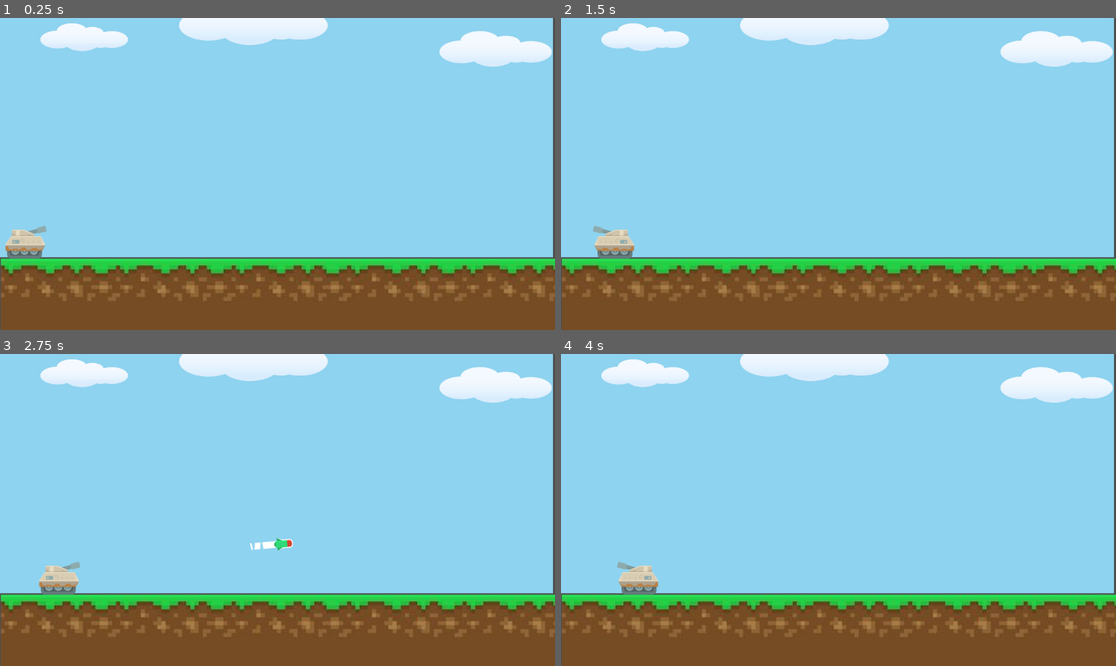
Above: before the commit, frames 1-4 (two rows, left to right).
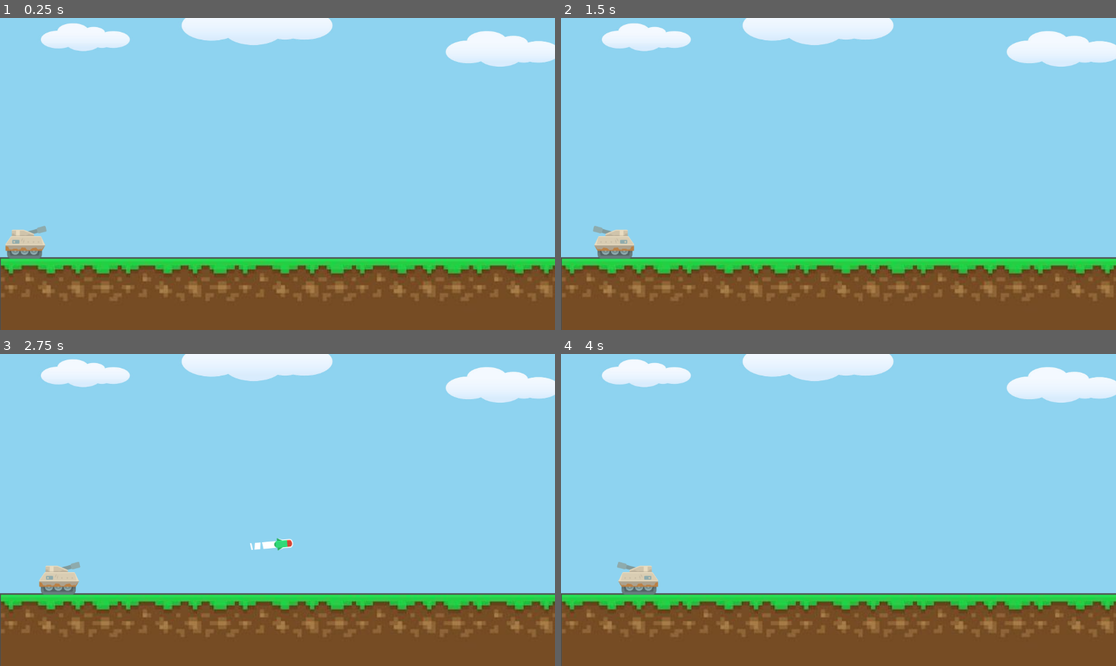
Above: after the commit, the same moments.

Repository: KristoByte/DreamTanks
Game: Godot game, scene res://main.tscn
Same seed, same stepped clock (60 frames per second), same inputs: the game is played once before the commit and once after it.
Inputs (mouse positions are in pixels of both pictures, inside the frame that each line leads up to):
- Up to frame 1 (0.25 s): no input
- Up to frame 2 (1.5 s): tap Enter at 0.5 s; move the mouse to (960, 158) at 0.52 s; hold D (move_right) 0.53-1.28 s; tap Mouse wheel down (aim_down) at 0.6 s; move the mouse to (727, 189) at 1.27 s; hold A (move_left) from 1.28 s (still down); tap Mouse wheel up (aim_up) at 1.35 s
- Up to frame 3 (2.75 s): move the mouse to (333, 441) at 2.02 s; release A (move_left) at 2.03 s; hold D (move_right) from 2.03 s (still down); click (333, 441) at 2.1 s
- Up to frame 4 (4 s): move the mouse to (810, 572) at 2.77 s; tap Mouse wheel down (aim_down) at 2.85 s; move the mouse to (1005, 556) at 3.52 s; release D (move_right) at 3.53 s; hold A (move_left) from 3.53 s (still down); tap Mouse wheel up (aim_up) at 3.6 s

The runs differ from the first frame. In frame 1, 3.1% of the frame differs, in the area x 6-100%, y 0-91%; in frame 2, 3.1%; in frame 3, 3.1%; in frame 4, 3.1%.

Commit message:
worked on fixing the background

Diff:
--- a/background.tscn
+++ b/background.tscn
@@ -19,11 +19,11 @@
 color = Color(0.0980392, 0.788235, 1, 1)
 
 [node name="Screenshot2024-09-12224157" type="Sprite2D" parent="."]
-position = Vector2(-7042.85, 21160.7)
-scale = Vector2(0.813967, 0.793215)
+position = Vector2(-7035.36, 21160.7)
+scale = Vector2(0.825133, 0.793215)
 texture = ExtResource("1_qw482")
 
 [node name="DreamTankBackground" type="Sprite2D" parent="."]
-position = Vector2(-7048.52, 20836.6)
-scale = Vector2(0.84803, 0.485931)
+position = Vector2(-7040.73, 20836.6)
+scale = Vector2(0.860206, 0.485931)
 texture = ExtResource("2_ov43n")
--- a/m_menu.tscn
+++ b/m_menu.tscn
@@ -1,11 +1,11 @@
 [gd_scene load_steps=9 format=3 uid="uid://cawrap4h7tox0"]
 
 [ext_resource type="Script" path="res://m_menu.gd" id="1_crs4p"]
-[ext_resource type="Texture2D" uid="uid://3oc5ducgay8y" path="res://kenney_background-elements/Samples/colored_forest.png" id="1_dygeb"]
+[ext_resource type="Texture2D" uid="uid://b7buj7epvtmd5" path="res://kenney_background-elements/Samples/colored_talltrees.png" id="2_5tf8u"]
 [ext_resource type="FontFile" uid="uid://cguj8cmxxun3m" path="res://Play Chickens.ttf" id="2_rjlyd"]
 
 [sub_resource type="StyleBoxTexture" id="StyleBoxTexture_70nma"]
-texture = ExtResource("1_dygeb")
+texture = ExtResource("2_5tf8u")
 modulate_color = Color(0.625597, 0.625597, 0.625597, 1)
 
 [sub_resource type="StyleBoxEmpty" id="StyleBoxEmpty_5sx83"]
@@ -126,6 +126,8 @@
 offset_bottom = -100.0
 grow_horizontal = 2
 grow_vertical = 2
+theme_override_colors/font_outline_color = Color(0.741176, 0, 0.741176, 0)
+theme_override_constants/outline_size = 0
 theme_override_fonts/font = ExtResource("2_rjlyd")
 theme_override_font_sizes/font_size = 64
 text = "DreamTanks"
--- a/main.tscn
+++ b/main.tscn
@@ -13,11 +13,11 @@
 [node name="Main" type="Node"]
 script = ExtResource("1_537py")
 
-[node name="ColorRect" parent="." instance=ExtResource("1_ohc66")]
+[node name="ColorRec" parent="." instance=ExtResource("1_ohc66")]
 offset_left = 7980.86
 offset_top = -11056.2
-offset_right = 7396.28
-offset_bottom = -11456.0
+offset_right = 7980.86
+offset_bottom = -11056.2
 
 [node name="Player" parent="." instance=ExtResource("2_nka5h")]
 position = Vector2(6, -29)
--- a/player.gd
+++ b/player.gd
@@ -5,12 +5,14 @@
 
 
 @export var Bullet : PackedScene
-
+@onready var screen_size = get_viewport_rect().size
 @export var speed = 100
-var screen_size
 var aim_direction = 0
 var flip_direction = 0
 var hit_count = 0
+
+
+
 
 # Called when the node enters the scene tree for the first time.
 func _ready():
@@ -96,7 +98,6 @@
 		flip_direction = 1
 
 
-
 func shoot():
 	if flip_direction == 0:
 		if aim_direction == 1:
Renamed: kenney_background-elements/Spritesheet/bgElements_spritesheet.xml -> kenney_background-elements/Samples/bgElements_spritesheet.xml
